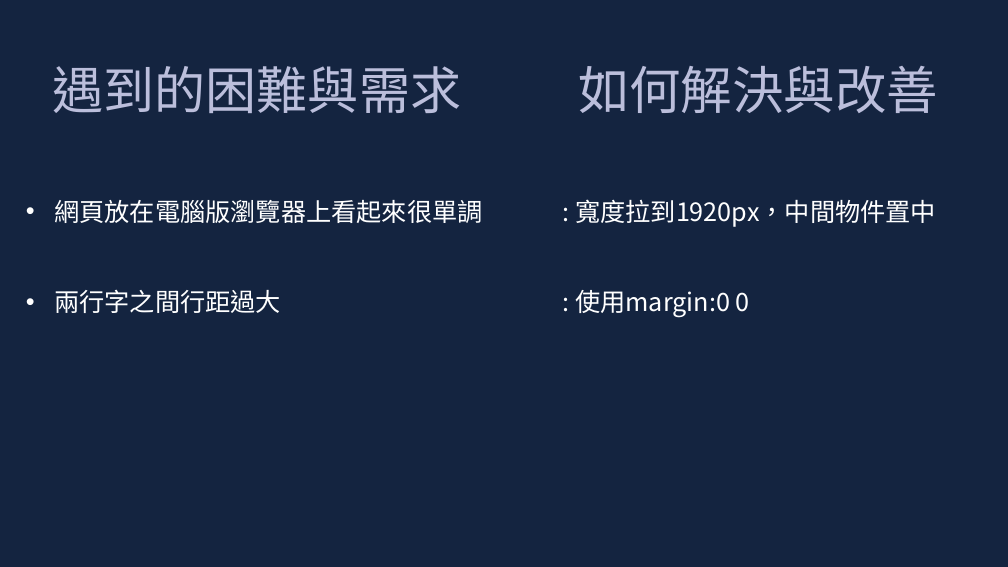
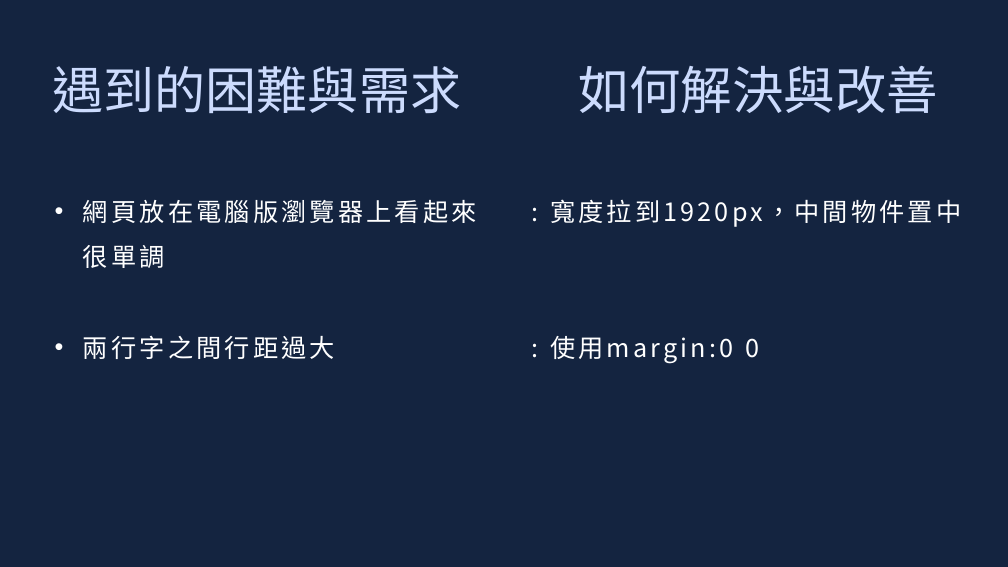
Before and after one commit to leonasdev/WebMidProject, a slide deck: slide 4 of 企劃書.pptx. Drawn at 1008x567 pixels with LibreOffice and Linux fonts; fonts in the diff are those of the drawing. Boxes give left, top, right and bottom in pixels: in the first picture for what was removed or moved away, otherwise in the second. Text is boxed around its words. In the diff, an @@ line names an element or a change of style, - is before the commit and + after.

```diff
--- a/企劃書.pptx
+++ b/企劃書.pptx
@@ text "遇到的困難與需求" at [53, 66, 461, 113]: text colour #BBBEDB to #CCDBFD @@
@@ text "如何解決與改善" at [578, 66, 938, 113]: text colour #BBBEDB to #CCDBFD @@
@@ text "網頁放在電腦版瀏覽器上看起來很單調": place and size @@
-text "網頁放在電腦版瀏覽器上看起來很單調" at [54, 200, 482, 313]
+text "網頁放在電腦版瀏覽器上看起來很單調" at [83, 200, 477, 359]
@@ text "網頁放在電腦版瀏覽器上看起來很單調" at [83, 200, 477, 359]: letter spacing 0 to 3 pt @@
@@ text ": 寬度拉到1920px，中間物件置中" at [550, 199, 961, 364]: letter spacing 0 to 3 pt @@
@@ text ": 寬度拉到1920px，中間物件置中": place and size @@
-text ": 寬度拉到1920px，中間物件置中" at [575, 199, 936, 318]
+text ": 寬度拉到1920px，中間物件置中" at [550, 199, 961, 364]
```
Also in this commit, not shown: 8 other slides changed.
